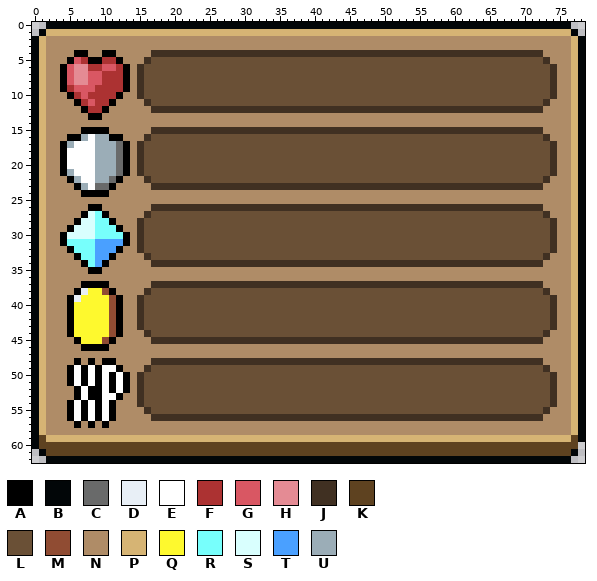
File history of a pixel-art file, Assets/Sprites/UI/ui_status.aseprite. The first picture shows the starting point.
79x63 pixels, 1 frame. Colours within 5 levels of each other are drawn and written as one.
Palette (. is transparent): A #000000  B #020608  C #696a6a  D #e8eff6  E #ffffff  F #ac3232  G #d95763  H #e48b94  J #403022  K #5e4220  L #6a5036  M #904c33  N #af8c67  P #d6b474  Q #fef92e  R #77fffc  S #d9fffe  T #4aa0ff  U #9badb7
Pixels before (only the part around the change), first column x 0:
49 BPNNNAEAEAEEANNNJLLLLLLLLL
50 BPNNNAEAEAEAEANJLLLLLLLLLL
51 BPNNNAEAEAEAEANJLLLLLLLLLL
52 BPNNNNAEAAEAEANJLLLLLLLLLL
53 BPNNNNAEAAEEANNJLLLLLLLLLL
54 BPNNNAEAEAEANNNJLLLLLLLLLL
55 BPNNNAEAEAEANNNNJLLLLLLLLL
56 BPNNNAEAEAEANNNNNJJJJJJJJJ
57 BPNNNNANANANNNNNNNNNNNNNNN
58 BPNNNNNNNNNNNNNNNNNNNNNNNN
59 BKPPPPPPPPPPPPPPPPPPPPPPPP
60 BKKKKKKKKKKKKKKKKKKKKKKKKK
61 .BKKKKKKKKKKKKKKKKKKKKKKKK
62 ..BBBBBBBBBBBBBBBBBBBBBBBB
And afterwards:
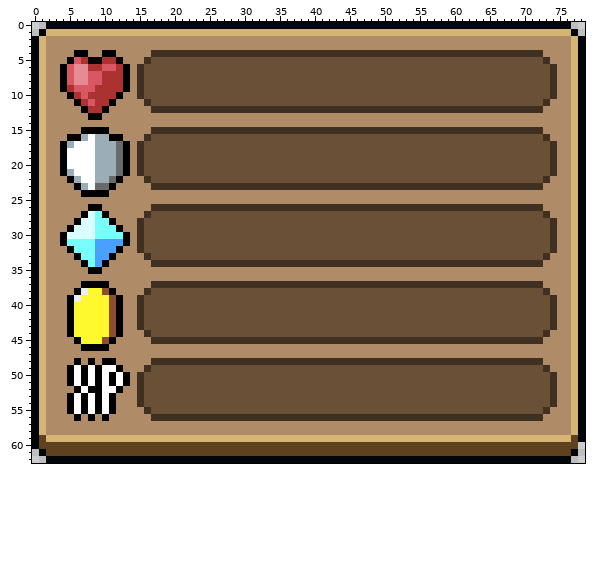
What changed:
Changed rows in their new state; - is an unchanged pixel.
first column x 5:
52 ------EAN
53 AEAE--AN-
56 NANANAN--
57 -N-N-N---
